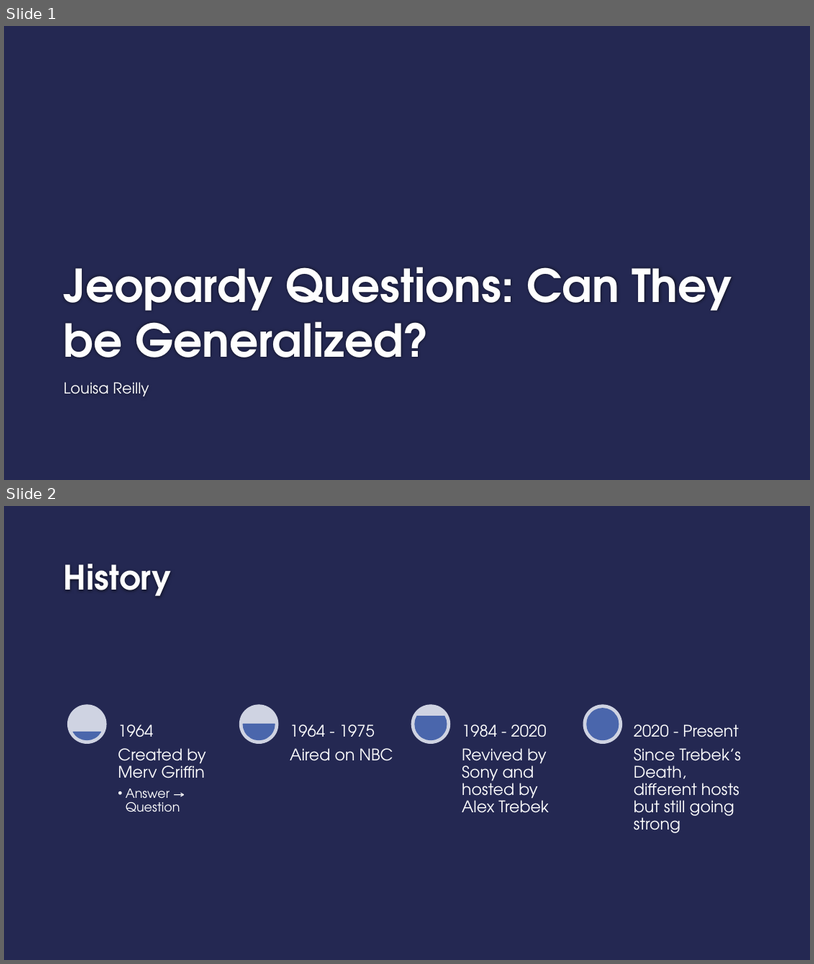
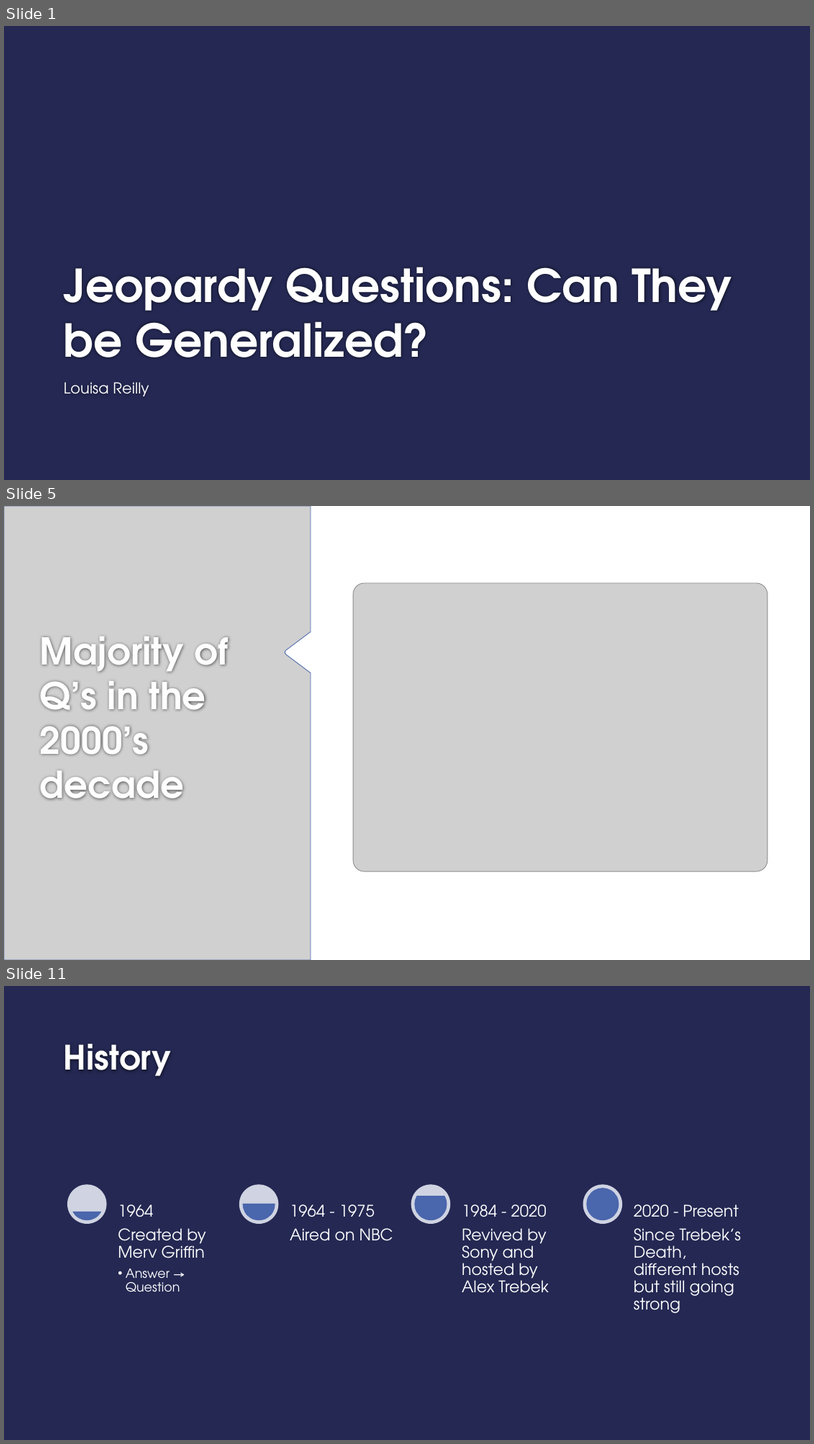
Before and after one commit to geeselouise/jeopardy, a slide deck: Jeopardy_Questions.pptx. Shown one above the other, each under a label of ours: slides 1 and 2 before the commit, slides 1, 5 and 11 after it; the slides between them are not shown. The pictures are 814x964 and 814x1444 pixels, drawn with LibreOffice and Linux fonts; fonts in the diff are those of the drawing; grey boxes stand for pictures; background and template pictures are left out. Boxes give left, top, right and bottom in pixels: in the first picture for what was removed or moved away, otherwise in the second. Text is boxed around its words. In the diff, an @@ line names an element or a change of style, - is before the commit and + after.

```diff
--- a/Jeopardy_Questions.pptx
+++ b/Jeopardy_Questions.pptx
@@ slide 5 added at [4, 506, 810, 960], background #FFFFFF @@
@@ picture added at [4, 506, 311, 960] @@
@@ picture added at [353, 583, 767, 871] @@
@@ title added at [40, 636, 228, 800], 44 pt, text #FEFEFE, bold @@
+Majority of Q’s in the 2000’s decade
@@ what was slide 2 is now slide 11 @@
```
Also in this commit, not shown: 2 slides changed, 8 other slides added, 1 slide removed, 3 other files.
